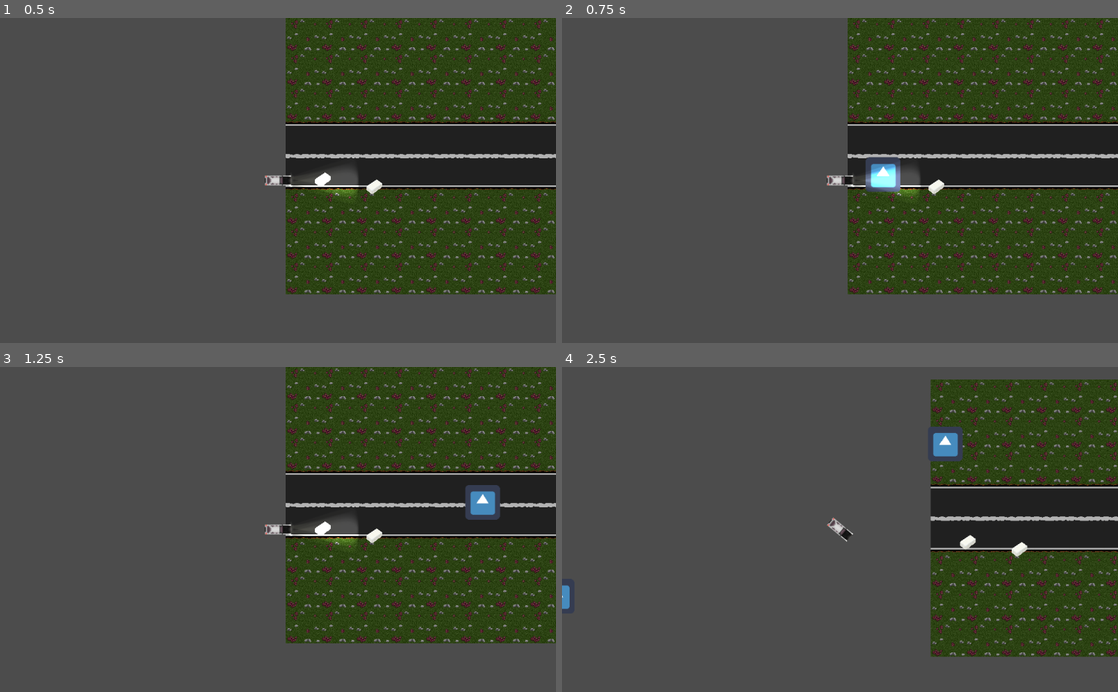
Above: before the commit, frames 1-4 (two rows, left to right).
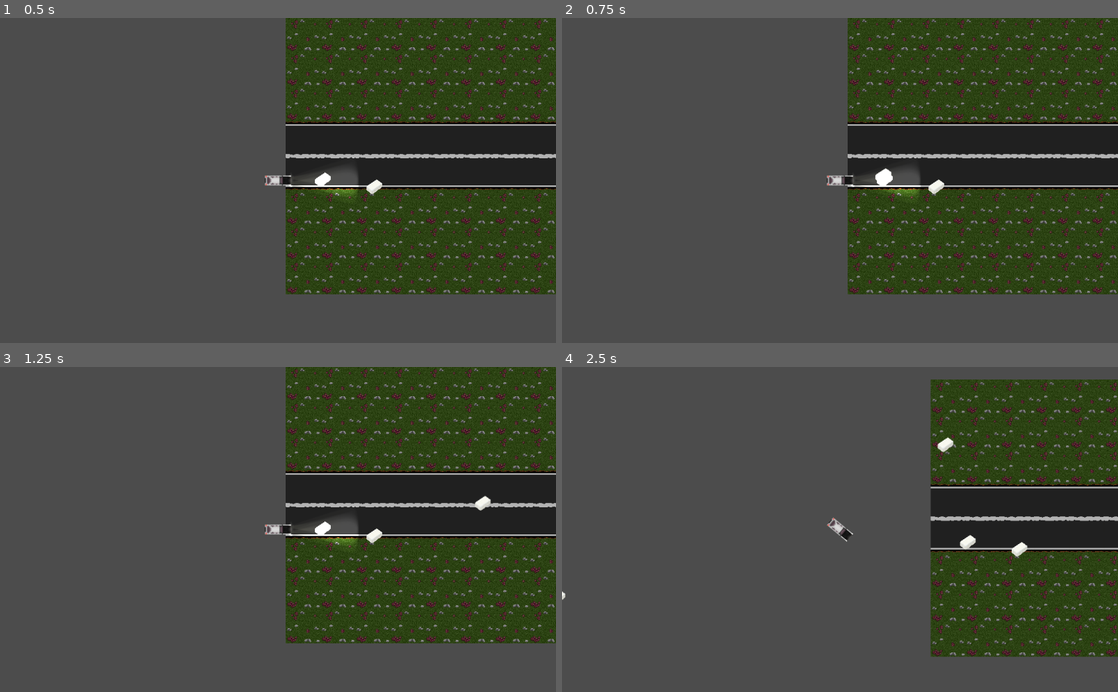
Above: after the commit, the same moments.

Repository: VictorChenJ/Tofu-Delivery-Simulator-Shoot-Out-Simulator-Game-D1
Game: Godot game, scene res://Scenes/Map.tscn
Same seed, same stepped clock (60 frames per second), same inputs: the game is played once before the commit and once after it. The engine's default icon, where the game draws it, is replaced by a stand-in: a white triangle on a blue panel in a dark square.
Inputs (mouse positions are in pixels of both pictures, inside the frame that each line leads up to):
- Up to frame 1 (0.5 s): no input
- Up to frame 2 (0.75 s): tap Enter at 0.5 s; move the mouse to (962, 164) at 0.52 s; hold A (steer_right) from 0.53 s (still down); click (962, 164) at 0.6 s
- Up to frame 3 (1.25 s): keep holding A (steer_right)
- Up to frame 4 (2.5 s): move the mouse to (728, 545) at 1.27 s; release A (steer_right) at 1.28 s; hold S (brake) 1.28-2.03 s; click (728, 545) at 1.35 s; move the mouse to (895, 458) at 2.02 s; hold A (steer_right) from 2.03 s (still down); click (895, 458) at 2.1 s

Frame 1 is identical in both runs. In frame 2, 0.6% of the frame differs, in the area x 54-61%, y 42-54%; in frame 3, 0.6%; in frame 4, 0.7%, in the area x 0-73%, y 18-75%.

Commit message:
Bullet fix 2
Nu skyder man en ny sprite

Diff:
--- a/Scenes/PlayerBullet.tscn
+++ b/Scenes/PlayerBullet.tscn
@@ -1,7 +1,7 @@
 [gd_scene load_steps=4 format=2]
 
 [ext_resource path="res://Scripts/PlayerBullet.gd" type="Script" id=1]
-[ext_resource path="res://asset/icon.png" type="Texture" id=2]
+[ext_resource path="res://asset/collectables/Tofu.png" type="Texture" id=2]
 
 [sub_resource type="RectangleShape2D" id=1]
 extents = Vector2( 16.75, 17.75 )
@@ -13,5 +13,5 @@
 texture = ExtResource( 2 )
 
 [node name="hitbox" type="CollisionShape2D" parent="."]
-position = Vector2( 1, 0 )
+position = Vector2( 0, 1 )
 shape = SubResource( 1 )
--- a/Scripts/PlayerDriver.gd
+++ b/Scripts/PlayerDriver.gd
@@ -8,7 +8,7 @@
 signal playerposition
 
 #PlayerBullet
-const obj_bullet = preload("res://Scenes/PlayerBullet.tscn")
+const obj_PlayerBullet = preload("res://Scenes/PlayerBullet.tscn")
 var mouse_position = null
 var timer = 0
 var time_interval = 1.0
@@ -130,7 +130,7 @@
 
 #PlayerBullet
 func shoot(direction: float, speed: float):
-	var new_bullet = obj_bullet.instance()
-	new_bullet.velocity = Vector2(speed, 0).rotated(deg2rad(direction))
-	new_bullet.position = position
-	get_parent().add_child(new_bullet)
+	var new_PlayerBullet = obj_PlayerBullet.instance()
+	new_PlayerBullet.velocity = Vector2(speed, 0).rotated(deg2rad(direction))
+	new_PlayerBullet.position = position
+	get_parent().add_child(new_PlayerBullet)
